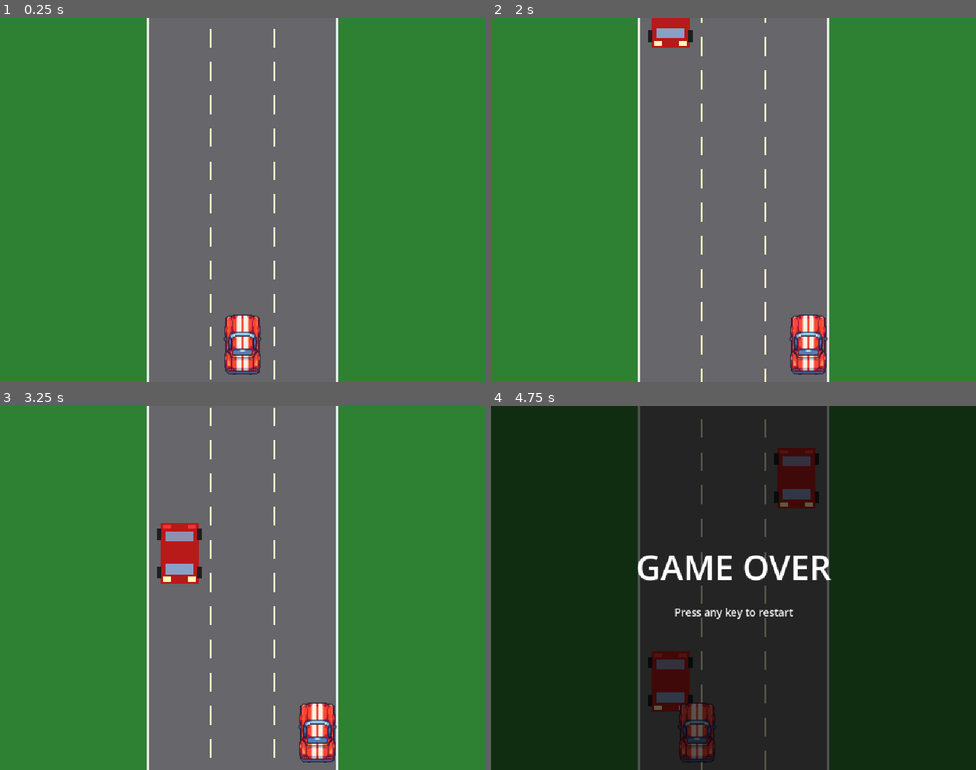
Above: before the commit, frames 1-4 (two rows, left to right).
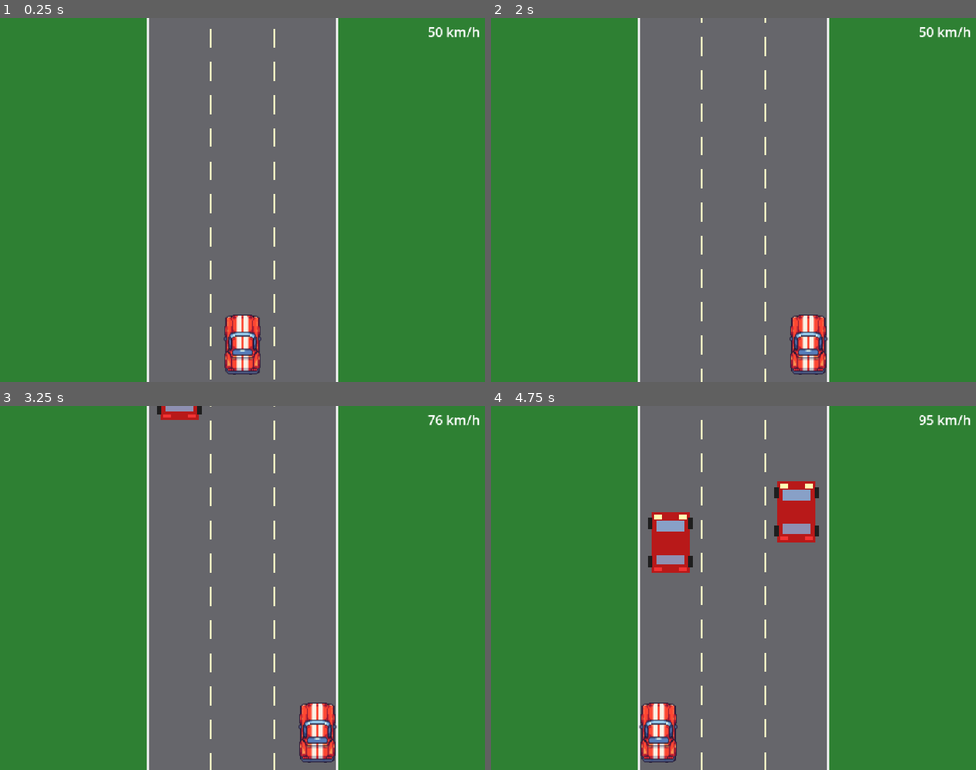
Above: after the commit, the same moments.

Repository: Antonio-Ingegnere/road-race
Game: Godot game, scene res://scenes/main.tscn
The game is run twice, just before and just after one commit, with the same random seed, the same clock (stepped at 60 frames per second) and the same inputs.
Inputs:
- Up to frame 1 (0.25 s): no input
- Up to frame 2 (2 s): tap Enter at 0.5 s; hold Right (ui_right) 0.53-1.28 s; hold Down (ui_down) from 1.28 s (still down)
- Up to frame 3 (3.25 s): release Down (ui_down) at 2.03 s; hold Right (ui_right) 2.03-2.78 s; hold Up (ui_up) from 2.78 s (still down)
- Up to frame 4 (4.75 s): release Up (ui_up) at 3.53 s; hold Left (ui_left) from 3.53 s (still down)

The runs differ from the first frame. In frame 1, 0.1% of the frame differs, in the area x 88-99%, y 2-6%; in frame 2, 0.8%; in frame 3, 2.5%; in frame 4, 100%, in the area x 0-100%, y 0-100%.

Commit message:
Same-direction traffic, speedometer, dynamic feel, 220 km/h cap
- Obstacle cars now move in the same direction as the player
- Obstacle scroll uses relative speed (player - 50 km/h)
- Obstacle car graphic flipped: taillights face player
- Speedometer label at top-right corner (km/h)
- Max player speed raised to 220 km/h
- KMH_TO_PXS 3→5, acceleration 25→60 km/h/s, lateral speed 300→420

Co-Authored-By: Claude Sonnet 4.6 <noreply@anthropic.com>

Diff:
--- a/scenes/main.tscn
+++ b/scenes/main.tscn
@@ -23,6 +23,18 @@
 scale = Vector2(2, 2)
 texture = ExtResource("5_cartex")
 
+[node name="HUD" type="CanvasLayer" parent="." unique_id=312456789]
+
+[node name="SpeedLabel" type="Label" parent="HUD" unique_id=312456790]
+anchor_left = 1.0
+anchor_right = 1.0
+offset_left = -130.0
+offset_right = -10.0
+offset_top = 10.0
+offset_bottom = 46.0
+theme_override_font_sizes/font_size = 28
+horizontal_alignment = 2
+
 [node name="GameOverlay" type="CanvasLayer" parent="." unique_id=1154509141]
 visible = false
 
--- a/scripts/car.gd
+++ b/scripts/car.gd
@@ -1,15 +1,26 @@
 extends Node2D
 
-const SPEED := 300.0
+const KMH_TO_PXS := 5.0
+const MIN_SPEED_KMH := 50.0
+const MAX_SPEED_KMH := 220.0
+const SPEED_CHANGE_RATE := 60.0  # km/h per second
+const LATERAL_SPEED := 420.0
 const ROAD_LEFT := 312.0
-const ROAD_RIGHT := 712.0  # ROAD_LEFT + ROAD_WIDTH (400)
-const CAR_HALF_WIDTH := 42.0  # half of 84 px (42px sprite * 2x scale)
+const ROAD_RIGHT := 712.0
+const CAR_HALF_WIDTH := 42.0
+
+var speed_kmh := MIN_SPEED_KMH
 
 
 func _process(delta: float) -> void:
+	if Input.is_action_pressed("ui_up"):
+		speed_kmh = minf(speed_kmh + SPEED_CHANGE_RATE * delta, MAX_SPEED_KMH)
+	if Input.is_action_pressed("ui_down"):
+		speed_kmh = maxf(speed_kmh - SPEED_CHANGE_RATE * delta, MIN_SPEED_KMH)
+
 	if Input.is_action_pressed("ui_left"):
-		position.x -= SPEED * delta
+		position.x -= LATERAL_SPEED * delta
 	if Input.is_action_pressed("ui_right"):
-		position.x += SPEED * delta
+		position.x += LATERAL_SPEED * delta
 
 	position.x = clamp(position.x, ROAD_LEFT + CAR_HALF_WIDTH, ROAD_RIGHT - CAR_HALF_WIDTH)
--- a/scripts/main.gd
+++ b/scripts/main.gd
@@ -3,6 +3,10 @@
 
 func _ready() -> void:
 	$ObstacleManager.hit_detected.connect(_on_hit)
+
+
+func _process(_delta: float) -> void:
+	$HUD/SpeedLabel.text = "%d km/h" % int($Car.speed_kmh)
 
 
 func _on_hit() -> void:
--- a/scripts/obstacle_manager.gd
+++ b/scripts/obstacle_manager.gd
@@ -3,7 +3,7 @@
 const ROAD_LEFT := 312.0
 const ROAD_WIDTH := 400.0
 const LANE_COUNT := 3
-const SCROLL_SPEED := 250.0
+const OBS_SPEED_KMH := 50.0
 const OBS_W := 80.0
 const OBS_H := 128.0
 # Hitbox half-extents used for collision (slightly smaller than visuals)
@@ -35,8 +35,9 @@
 		_spawn()
 
 	var screen_h := get_viewport_rect().size.y
+	var obs_scroll: float = (_car.speed_kmh - OBS_SPEED_KMH) * _car.KMH_TO_PXS * delta
 	for i in range(_obstacles.size()):
-		_obstacles[i].y += SCROLL_SPEED * delta
+		_obstacles[i].y += obs_scroll
 	_obstacles = _obstacles.filter(func(p: Vector2) -> bool: return p.y < screen_h + OBS_H)
 
 	var cp := _car.position
@@ -85,16 +86,16 @@
 	var hh := OBS_H * 0.5
 	# Body
 	draw_rect(Rect2(p.x - hw, p.y - hh, OBS_W, OBS_H), Color(0.72, 0.10, 0.10))
-	# Rear window (top — back of oncoming car)
-	draw_rect(Rect2(p.x - hw + 10, p.y - hh + 18, OBS_W - 20, 20), Color(0.50, 0.72, 0.90, 0.75))
-	# Taillights (very top)
-	draw_rect(Rect2(p.x - hw + 6, p.y - hh + 4, 16, 8), Color(0.95, 0.20, 0.20))
-	draw_rect(Rect2(p.x + hw - 22, p.y - hh + 4, 16, 8), Color(0.95, 0.20, 0.20))
-	# Windshield (near bottom — front faces player)
-	draw_rect(Rect2(p.x - hw + 10, p.y + hh - 42, OBS_W - 20, 22), Color(0.50, 0.72, 0.90, 0.85))
-	# Headlights (very bottom)
-	draw_rect(Rect2(p.x - hw + 6, p.y + hh - 14, 16, 10), Color(1.00, 1.00, 0.70))
-	draw_rect(Rect2(p.x + hw - 22, p.y + hh - 14, 16, 10), Color(1.00, 1.00, 0.70))
+	# Windshield (top — front of car, facing away from player)
+	draw_rect(Rect2(p.x - hw + 10, p.y - hh + 18, OBS_W - 20, 22), Color(0.50, 0.72, 0.90, 0.85))
+	# Headlights (very top)
+	draw_rect(Rect2(p.x - hw + 6, p.y - hh + 4, 16, 10), Color(1.00, 1.00, 0.70))
+	draw_rect(Rect2(p.x + hw - 22, p.y - hh + 4, 16, 10), Color(1.00, 1.00, 0.70))
+	# Rear window (bottom — back of car, facing player)
+	draw_rect(Rect2(p.x - hw + 10, p.y + hh - 38, OBS_W - 20, 20), Color(0.50, 0.72, 0.90, 0.75))
+	# Taillights (very bottom, closest to player)
+	draw_rect(Rect2(p.x - hw + 6, p.y + hh - 12, 16, 8), Color(0.95, 0.20, 0.20))
+	draw_rect(Rect2(p.x + hw - 22, p.y + hh - 12, 16, 8), Color(0.95, 0.20, 0.20))
 	# Wheels
 	draw_rect(Rect2(p.x - hw - 8, p.y - hh + 12, 10, 24), Color(0.12, 0.12, 0.12))
 	draw_rect(Rect2(p.x + hw - 2, p.y - hh + 12, 10, 24), Color(0.12, 0.12, 0.12))
--- a/scripts/road.gd
+++ b/scripts/road.gd
@@ -1,6 +1,5 @@
 extends Node2D
 
-const SCROLL_SPEED := 250.0
 const ROAD_LEFT := 312.0
 const ROAD_WIDTH := 400.0
 const DASH_HEIGHT := 40.0
@@ -8,10 +7,16 @@
 const DASH_WIDTH := 5.0
 
 var scroll_offset := 0.0
+var _car: Node2D
+
+
+func _ready() -> void:
+	_car = get_parent().get_node("Car")
 
 
 func _process(delta: float) -> void:
-	scroll_offset = fmod(scroll_offset + SCROLL_SPEED * delta, DASH_HEIGHT + DASH_GAP)
+	var scroll_speed: float = _car.speed_kmh * _car.KMH_TO_PXS
+	scroll_offset = fmod(scroll_offset + scroll_speed * delta, DASH_HEIGHT + DASH_GAP)
 	queue_redraw()
 
 
